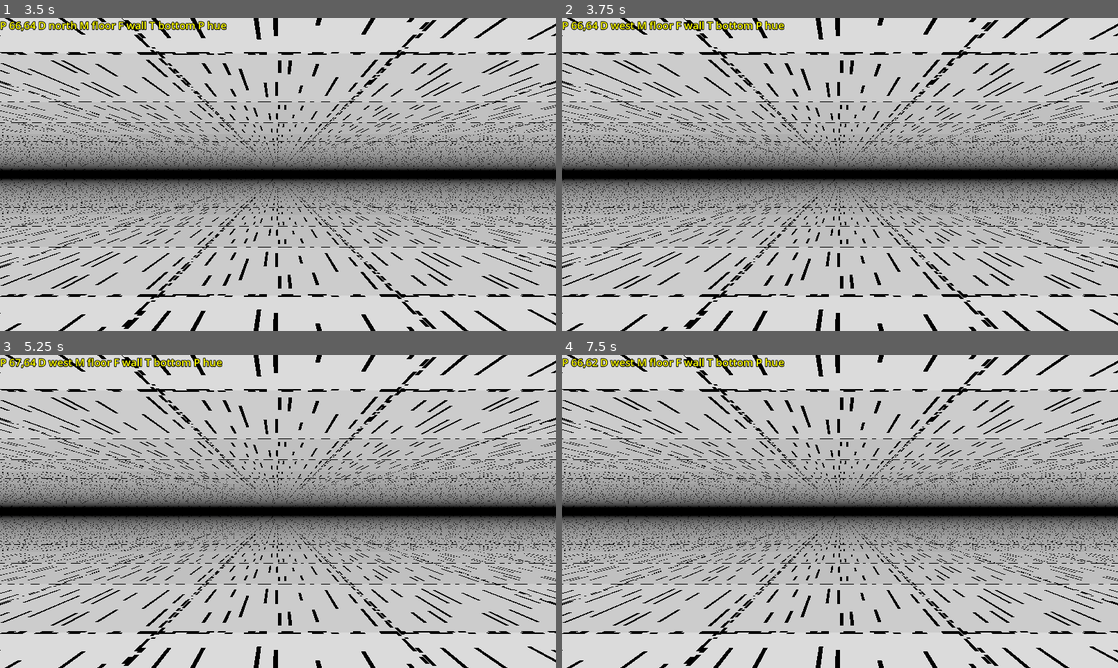
Above: before the commit, frames 1-4 (two rows, left to right).
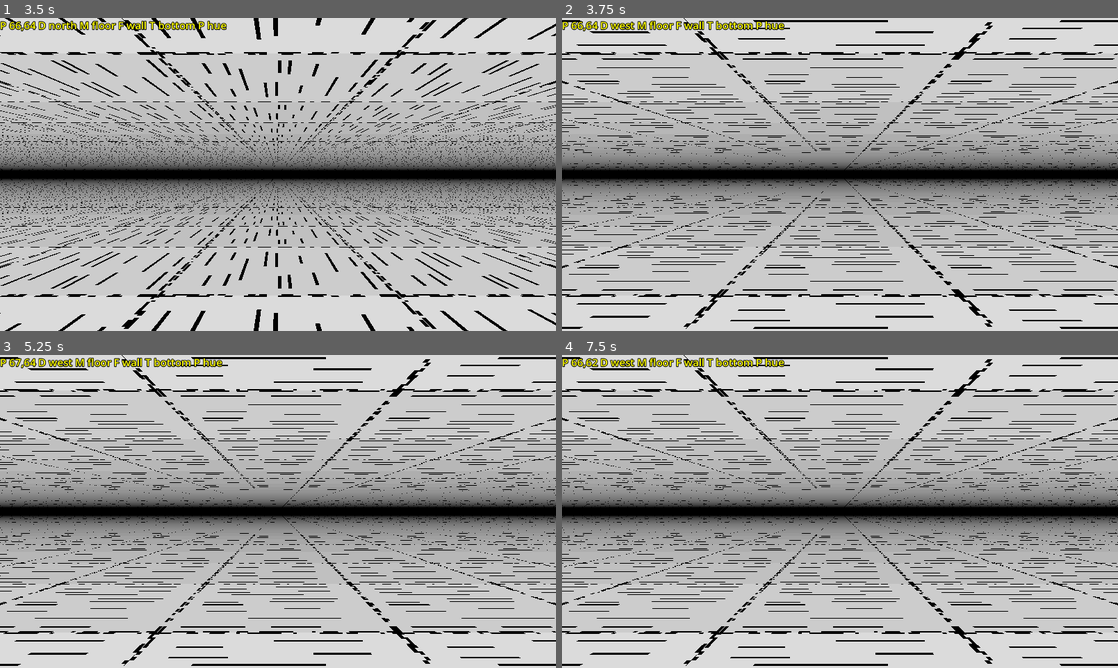
Above: after the commit, the same moments.

Repository: paulguy/3d-dungeon-test
Game: Godot game, scene res://game.tscn
Two runs of this game, one before a commit and one after it. Both use one fixed random seed, a clock stepped at 60 frames per second and the inputs below.
Inputs:
- Up to frame 1 (3.5 s): tap Enter at 0.5, 2 s; hold D (strafe right) 0.53-1.28 s; tap I (cycle face) at 0.6 s; tap Space at 1.25, 2.75 s; hold S (back) 1.28-2.03 s; tap U (cycle mesh) at 1.35 s; hold D (strafe right) 2.03-2.78 s; tap P (cycle parameter) at 2.1 s; hold W (forward) from 2.78 s (still down); tap O (cycle tb) at 2.85 s
- Up to frame 2 (3.75 s): tap Enter at 3.5 s; release W (forward) at 3.53 s; hold Q (turn left) from 3.53 s (still down); tap J (dec parameter) at 3.6 s
- Up to frame 3 (5.25 s): tap Space at 4.25 s; tap Shift (faster) at 4.35 s; release Q (turn left) at 5.03 s; hold S (back) from 5.03 s (still down); tap N (get value) at 5.1 s
- Up to frame 4 (7.5 s): release S (back) at 5.78 s; hold D (strafe right) 5.78-6.53 s; tap K (inc parameter) at 5.85 s; hold W (forward) 6.53-7.28 s; tap M (put value) at 6.6 s; hold D (strafe right) from 7.28 s (still down); tap Ctrl (slower) at 7.35 s

Frame 1 is identical in both runs. In frame 2, 13% of the frame differs, in the area x 0-100%, y 0-100%; in frame 3, 13%; in frame 4, 13%.

Commit message:
Fix a glitch with player rotation.
Also, some more changes around parameter functions.

Diff:
--- a/MapParameters.gd
+++ b/MapParameters.gd
@@ -16,23 +16,23 @@
 
 static func parameter_string(val : int) -> String:
 	match val:
-		MapParameters.HEIGHT:
+		HEIGHT:
 			return "height"
-		MapParameters.HUE:
+		HUE:
 			return "hue"
-		MapParameters.BIAS:
+		BIAS:
 			return "bias"
-		MapParameters.OFFSET:
+		OFFSET:
 			return "offset"
-		MapParameters.FOG_COLOR_R:
+		FOG_COLOR_R:
 			return "fog color r"
-		MapParameters.FOG_COLOR_G:
+		FOG_COLOR_G:
 			return "fog color g"
-		MapParameters.FOG_COLOR_B:
+		FOG_COLOR_B:
 			return "fog color b"
-		MapParameters.FOG_POWER:
+		FOG_POWER:
 			return "fog power"
-		MapParameters.EYE_HEIGHT:
+		EYE_HEIGHT:
 			return "eye height"
 
 	return "invalid"
@@ -52,8 +52,10 @@
 			return "east"
 		SOUTH:
 			return "south"
-		_: # west
+		WEST:
 			return "west"
+
+	return "invalid"
 
 static func get_opp_dir(dir : int):
 	match dir:
@@ -72,10 +74,13 @@
 }
 
 static func face_string(val : int):
-	if val == HORIZ:
-		return "horizontal"
+	match val:
+		HORIZ:
+			return "horizontal"
+		WALL:
+			return "wall"
 
-	return "wall"
+	return "invalid"
 
 enum {
 	CEILING = 0,
@@ -83,10 +88,13 @@
 }
 
 static func mesh_string(val : int):
-	if val == CEILING:
-		return "ceiling"
+	match val:
+		CEILING:
+			return "ceiling"
+		FLOOR:
+			return "floor"
 
-	return "floor"
+	return "invalid"
 
 enum {
 	TOP = 0,
@@ -94,7 +102,10 @@
 }
 
 static func topbottom_string(val : int):
-	if val == TOP:
-		return "top"
+	match val:
+		TOP:
+			return "top"
+		BOTTOM:
+			return "bottom"
 
-	return "bottom"
+	return "invalid"
--- a/game.gd
+++ b/game.gd
@@ -254,12 +254,13 @@
 			move(0, -1)
 			update_pos = true
 
-		if Input.is_action_just_pressed(&'turn left'):
-			spin(-1)
-
 		if Input.is_action_just_pressed(&'strafe right'):
 			move(0, 1)
 			update_pos = true
+
+		if Input.is_action_just_pressed(&'turn left'):
+			spin(-1)
+			update_dir = true
 
 		if Input.is_action_just_pressed(&'turn right'):
 			spin(1)
